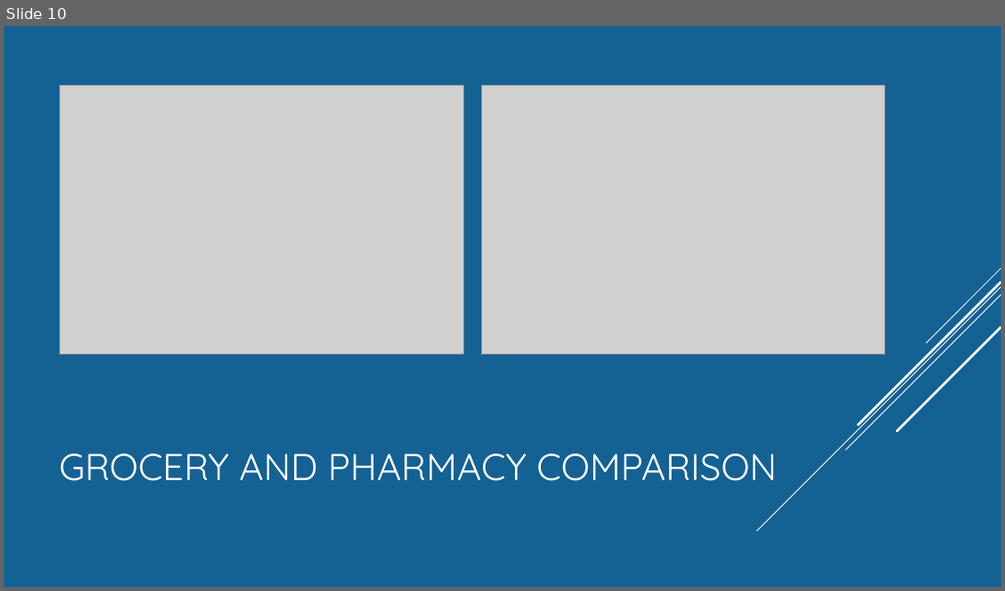
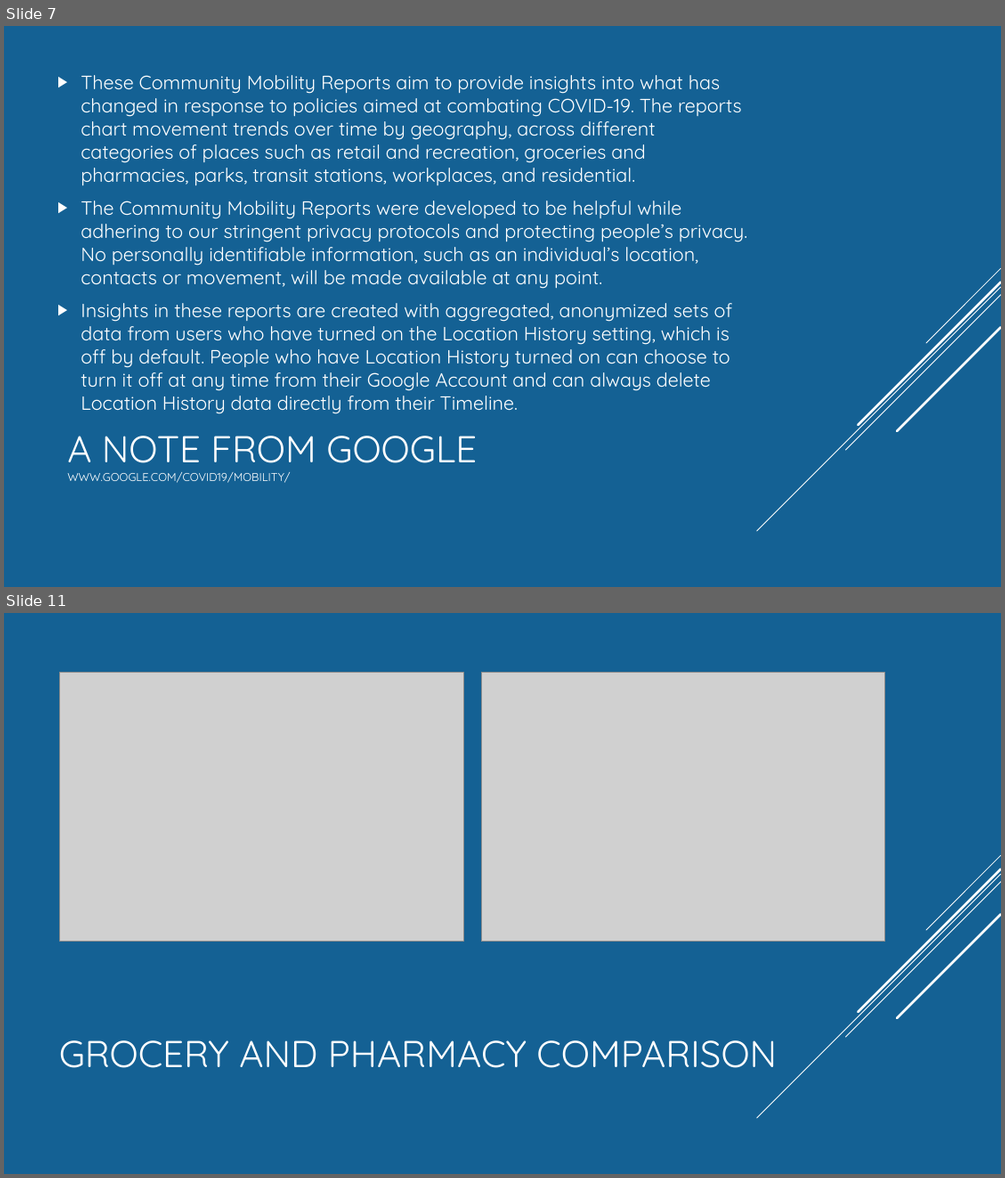
Before and after one commit to Munseaux/Pandemic-Movement, a slide deck: presentation.pptx. Shown one above the other, each under a label of ours: slide 10 before the commit, slides 7 and 11 after it; the slides between them are not shown. The pictures are 1005x591 and 1005x1178 pixels, drawn with LibreOffice and Linux fonts; fonts in the diff are those of the drawing; grey boxes stand for pictures. Boxes give left, top, right and bottom in pixels: in the first picture for what was removed or moved away, otherwise in the second. Text is boxed around its words. In the diff, an @@ line names an element or a change of style, - is before the commit and + after.

```diff
--- a/presentation.pptx
+++ b/presentation.pptx
@@ slide 7 added at bbox=[4, 26, 1001, 587], background #146194; not listed: 5 template elements that a slide beside it also shows @@
@@ text added at bbox=[81, 75, 748, 414], 18.5 pt, text #FFFFFF @@
+▶ These Community Mobility Reports aim to provide insights into what has changed in response to policies aimed at combating COVID-19. The reports chart movement trends over time by geography, across different categories of places such as retail and recreation, groceries and pharmacies, parks, transit stations, workplaces, and residential.
+▶ The Community Mobility Reports were developed to be helpful while adhering to our stringent privacy protocols and protecting people’s privacy. No personally identifiable information, such as an individual’s location, contacts or movement, will be made available at any point.
+▶ Insights in these reports are created with aggregated, anonymized sets of data from users who have turned on the Location History setting, which is off by default. People who have Location History turned on can choose to turn it off at any time from their Google Account and can always delete Location History data directly from their Timeline.
@@ title added at bbox=[67, 435, 477, 483], 11 pt, text #FFFFFF @@
+A NOTE FROM GOOGLE
+WWW.GOOGLE.COM/COVID19/MOBILITY/
@@ what was slide 10 is now slide 11 @@
```
Also in this commit, not shown: 6 slides changed, 5 other slides added, 1 slide removed.
